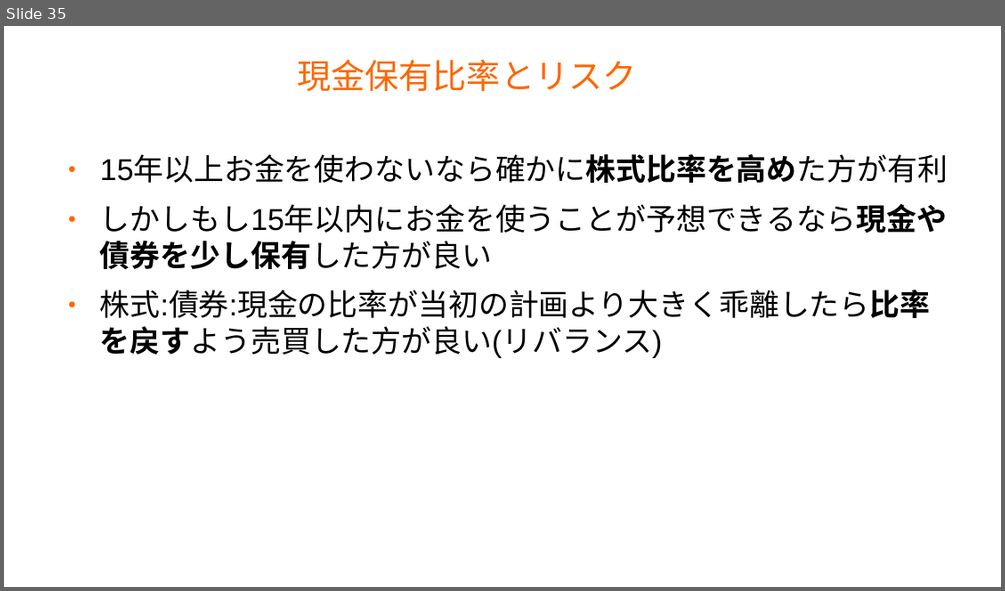
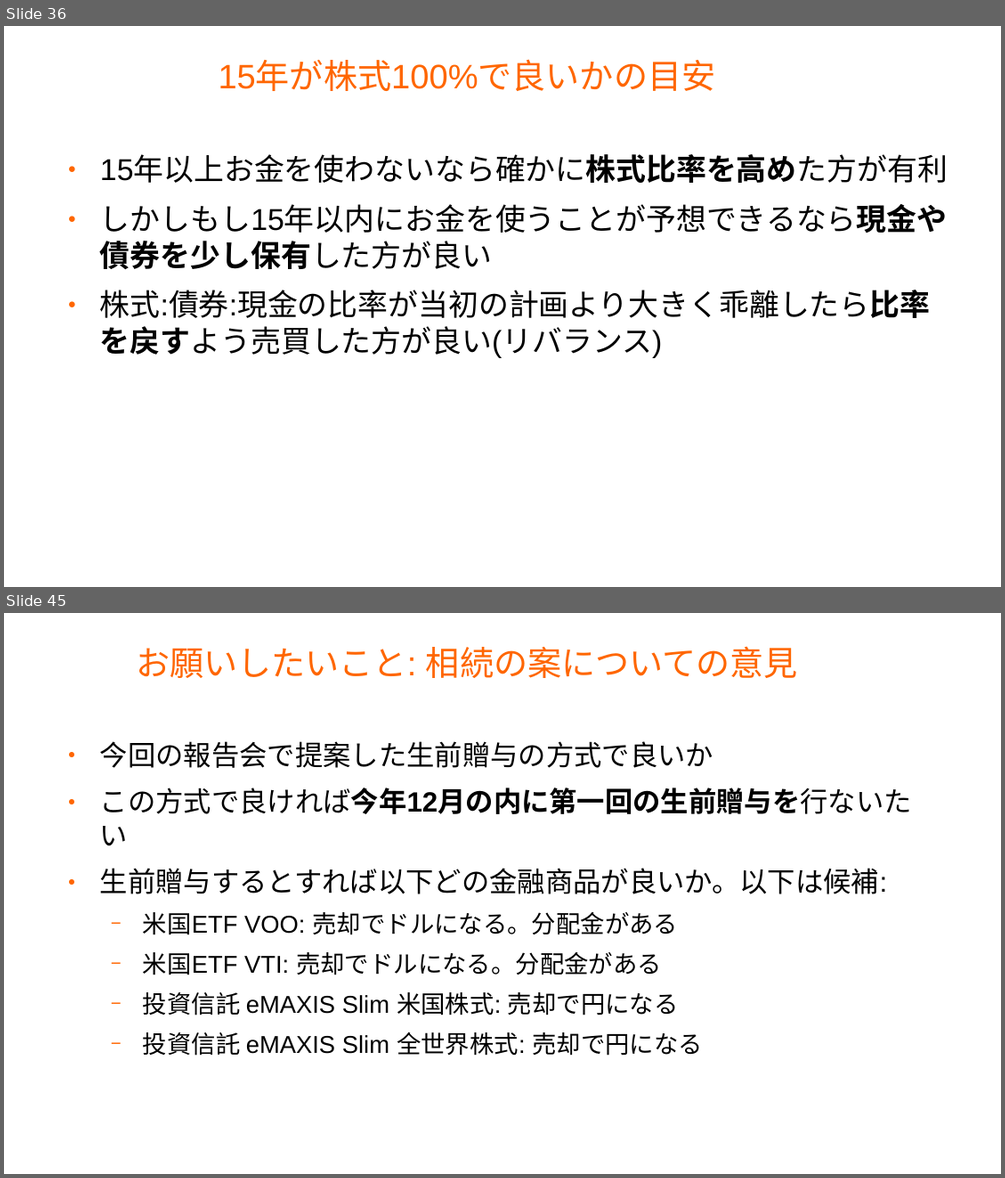
Before and after one commit to master-q/masterq-docs, a slide deck: presentations/20231126-invest_report/20231126-invest_report.odp. Shown one above the other, each under a label of ours: slide 35 before the commit, slides 36 and 45 after it; the slides between them are not shown. The pictures are 1005x591 and 1005x1178 pixels, drawn with LibreOffice and Linux fonts; fonts in the diff are those of the drawing; background and template pictures are left out. Boxes give left, top, right and bottom in pixels: in the first picture for what was removed or moved away, otherwise in the second. Text is boxed around its words. In the diff, an @@ line names an element or a change of style, - is before the commit and + after.

```diff
--- a/presentations/20231126-invest_report/20231126-invest_report.odp
+++ b/presentations/20231126-invest_report/20231126-invest_report.odp
@@ slide 45 added at (4,613,1001,1174), background #FFFFFF @@
@@ title added at (136,646,798,678), 27 pt, text #FF6600 @@
+お願いしたいこと: 相続の案についての意見
@@ text added at (100,741,912,1055), 19.4 pt, text #000000 @@
+● 今回の報告会で提案した生前贈与の方式で良いか
+● この方式で良ければ今年12月の内に第一回の生前贈与を行ないたい
+● 生前贈与するとすれば以下どの金融商品が良いか。以下は候補:
+  − 米国ETF VOO: 売却でドルになる。分配金がある
+  − 米国ETF VTI: 売却でドルになる。分配金がある
+  − 投資信託 eMAXIS Slim 米国株式: 売却で円になる
+  − 投資信託 eMAXIS Slim 全世界株式: 売却で円になる
@@ what was slide 35 is now slide 36 @@
@@ slide 36 changed as well @@
@@ title at (218,62,716,91): text changed @@
-現金保有比率とリスク
+15年が株式100%で良いかの目安
```
Also in this commit, not shown: 16 other slides changed, 12 other slides added, 3 slides removed.
